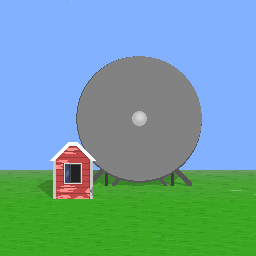
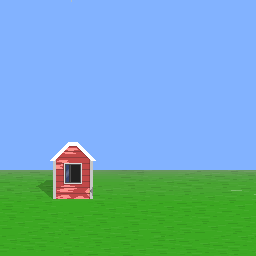
Layered file, before and after one edit (256×256). Changes by layer:
hid "Layer 1 copy 3" over (77, 56, 202, 181)
hid "Layer 1 copy" over (77, 56, 202, 181)
hid "Layer 1 copy 4" over (76, 56, 202, 183)
hid "Layer 3" over (93, 163, 192, 186)
painted on "Layer 3 copy" over (93, 170, 191, 186)
